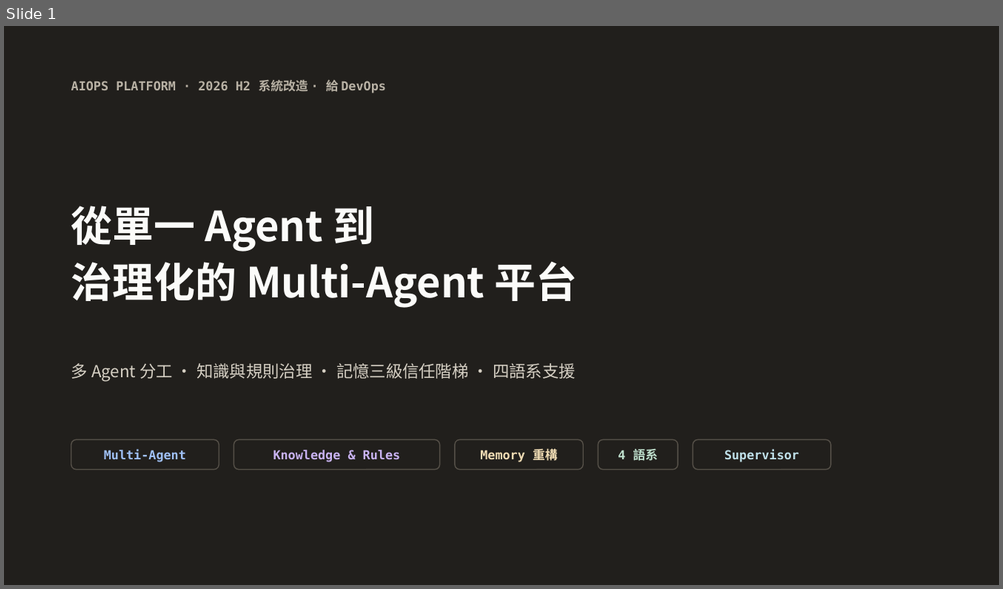
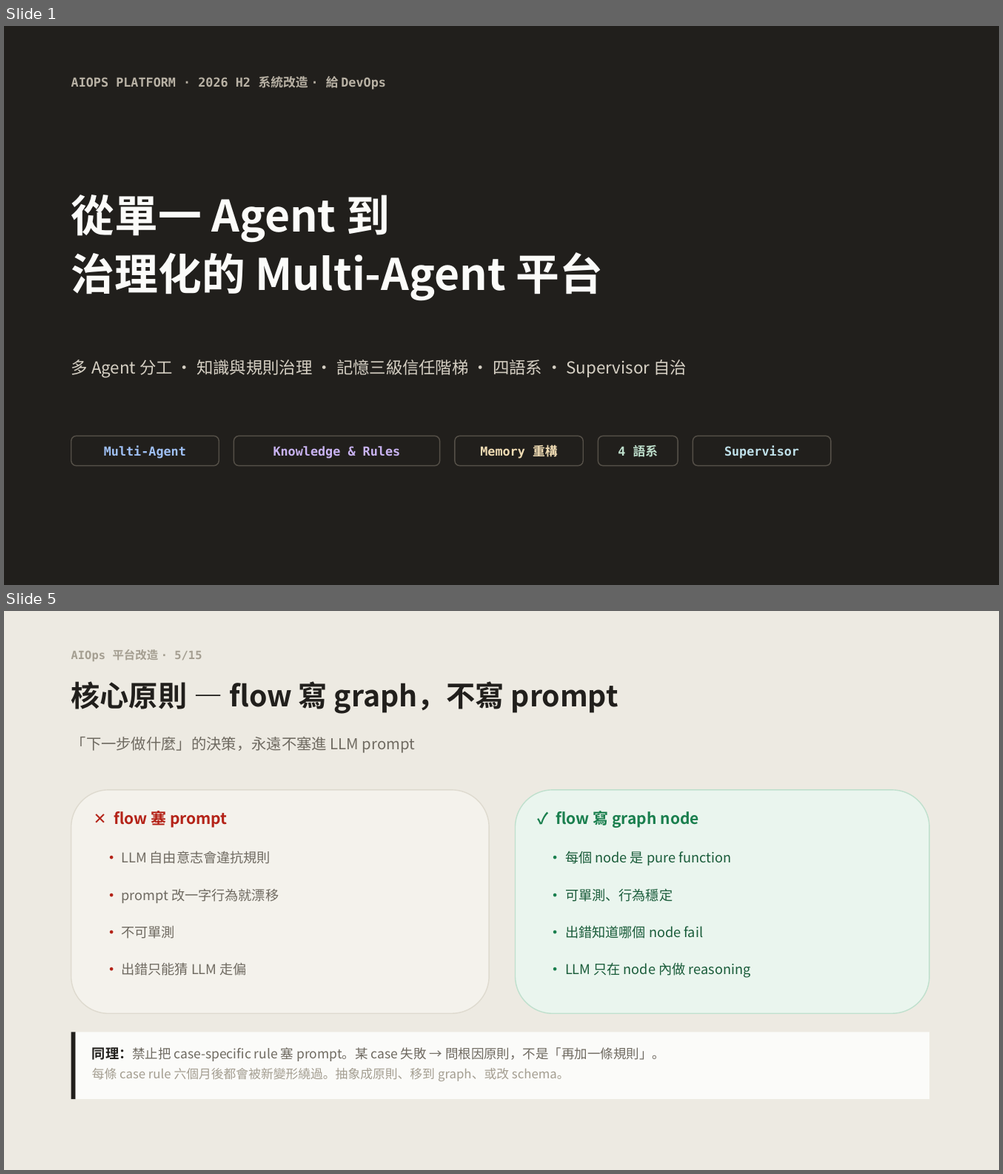
Before and after one commit to gillggx/ai-ops-agentic-platform, a slide deck: docs/PLATFORM_OVERVIEW_2026H2.pptx. Shown one above the other, each under a label of ours: slide 1 before the commit, slides 1 and 5 after it; the slides between them are not shown. The pictures are 1003x589 and 1003x1174 pixels, drawn with LibreOffice and Linux fonts; fonts in the diff are those of the drawing. Boxes give left, top, right and bottom in pixels: in the first picture for what was removed or moved away, otherwise in the second. Text is boxed around its words. In the diff, an @@ line names an element or a change of style, - is before the commit and + after.

```diff
--- a/docs/PLATFORM_OVERVIEW_2026H2.pptx
+++ b/docs/PLATFORM_OVERVIEW_2026H2.pptx
@@ slide 5 added at (4, 611, 999, 1170), background #FFFFFF @@
@@ rectangle added at (4, 611, 999, 1170), fill #EDEAE2 @@
@@ text added at (71, 649, 202, 661), 11 pt, text #A49E91, bold @@
+AIOps 平台改造 · 5/15
@@ text added at (71, 681, 618, 714), 28 pt, text #211F1C, bold @@
+核心原則 — flow 寫 graph，不寫 prompt
@@ text added at (71, 737, 415, 753), 14.5 pt, text #6F6A61 @@
+「下一步做什麼」的決策，永遠不塞進 LLM prompt
@@ rounded rectangle added at (71, 790, 489, 1014), fill #F4F2EC, outline #DEDACF 1 pt @@
@@ text added at (114, 809, 227, 828), 15 pt, text #B42318, bold @@
+✕ flow 塞 prompt
@@ rounded rectangle added at (515, 790, 929, 1014), fill #EAF5EE, outline #BFE0CD 1 pt @@
@@ text added at (555, 811, 699, 828), 15 pt, text #1A7F4E, bold @@
+✓ flow 寫 graph node
@@ text added at (121, 851, 270, 864), 13 pt, text #6F6A61 @@
+· LLM 自由意志會違抗規則
@@ text added at (565, 851, 731, 866), 13 pt, text #1A5C3A @@
+· 每個 node 是 pure function
@@ text added at (121, 889, 279, 903), 13 pt, text #6F6A61 @@
+· prompt 改一字行為就漂移
@@ text added at (565, 889, 672, 902), 13 pt, text #1A5C3A @@
+· 可單測、行為穩定
@@ text added at (121, 926, 175, 939), 13 pt, text #6F6A61 @@
+· 不可單測
@@ text added at (565, 925, 703, 939), 13 pt, text #1A5C3A @@
+· 出錯知道哪個 node fail
@@ text added at (121, 963, 247, 976), 13 pt, text #6F6A61 @@
+· 出錯只能猜 LLM 走偏
@@ text added at (565, 963, 751, 978), 13 pt, text #1A5C3A @@
+· LLM 只在 node 內做 reasoning
@@ rectangle added at (71, 1033, 76, 1099), fill #211F1C @@
@@ rectangle added at (76, 1033, 929, 1099), fill #FBFBF9 @@
@@ text added at (92, 1048, 665, 1082), 12.5 pt, text #6F6A61 @@
+同理：禁止把 case-specific rule 塞 prompt。某 case 失敗 → 問根因原則，不是「再加一條規則」。
+每條 case rule 六個月後都會被新變形繞過。抽象成原則、移到 graph、或改 schema。
@@ slide 1 changed as well @@
@@ text "從單一 Agent 到": place and size @@
-text "從單一 Agent 到" at (71, 206, 577, 308)
+text "從單一 Agent 到" at (71, 195, 603, 301)
@@ text "從單一 Agent 到" at (71, 195, 603, 301): size 40 to 42 pt; line spacing 1.05 to 1.04 @@
@@ text at (71, 360, 686, 378): text changed @@
-多 Agent 分工 · 知識與規則治理 · 記憶三級信任階梯 · 四語系支援
+多 Agent 分工 · 知識與規則治理 · 記憶三級信任階梯 · 四語系 · Supervisor 自治
@@ 5 rounded rectangles, 1 text: place and size @@
-5 rounded rectangles, 1 text at (71, 80, 831, 470)
+5 rounded rectangles, 1 text at (71, 76, 831, 466)
```
Also in this commit, not shown: 6 other slides changed, 7 other slides added, 1 slide removed.
